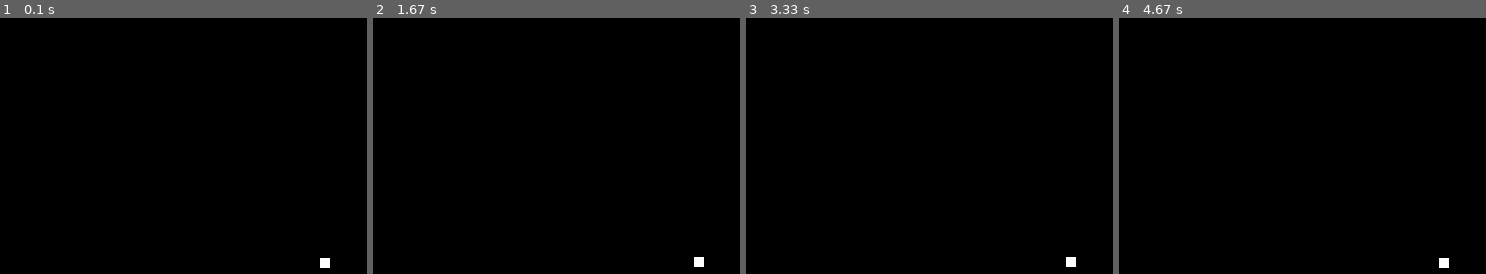
Above: before the commit, frames 1-4 (left to right).
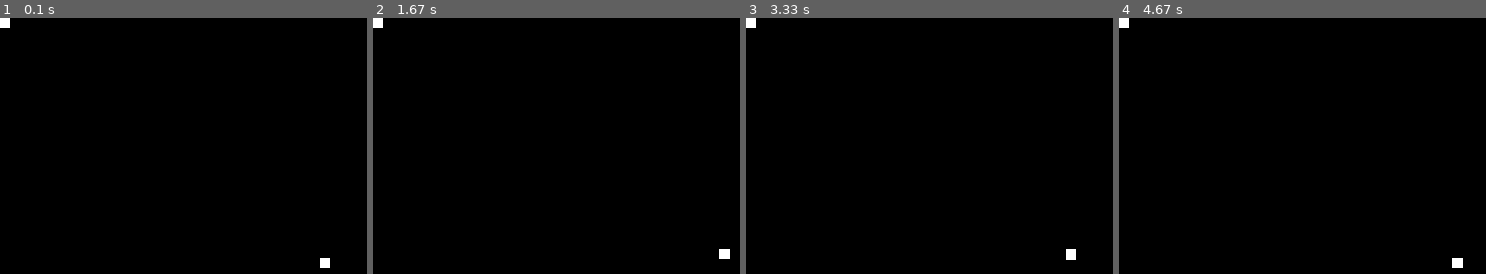
Above: after the commit, the same moments.

Repository: rdeorajh/pyGames
Game: pygame game, started from snakeGame.py
The game is run twice, just before and just after one commit, with the same random seed, the same clock (stepped at 60 frames per second) and the same inputs.
Inputs:
- Up to frame 1 (0.1 s): no input
- Up to frame 2 (1.67 s): hold Right 0.33-0.8 s; hold Up 0.83-1.13 s; hold Right 1.17-1.63 s
- Up to frame 3 (3.33 s): hold Left 1.67-2.2 s; hold Down 2.23-2.53 s; hold Left 2.57-2.97 s; hold Up from 3 s (still down)
- Up to frame 4 (4.67 s): release Up at 3.37 s; hold Right 3.4-4.03 s; hold Down 4.07-4.43 s; hold Left from 4.47 s (still down)

The runs differ from the first frame. In frame 1, 0.1% of the frame differs, in the area x 0-3%, y 0-4%; in frame 2, 0.3%, in the area x 0-98%, y 0-98%; in frame 3, 0.3%; in frame 4, 0.3%.

Commit message:
Started tail code

Diff:
--- a/snakeGame.py
+++ b/snakeGame.py
@@ -1,7 +1,7 @@
 import pygame
 from snakeObj import *
 pygame.init()
-
+clock = pygame.time.Clock()
 run = True
 
 class windowObject(object):
@@ -22,8 +22,10 @@
 snakeWin = windowObject(640,480)
 snakeWin.drawWindow()
 snake1 = snake(640/2,480/2,10)
+snake1.updateSnake()
 snake1.draw(snakeWin)
 while run:
+    clock.tick(27)
     for event in pygame.event.get():
         if event.type == pygame.QUIT:
             run = False
--- a/snakeObj.py
+++ b/snakeObj.py
@@ -5,14 +5,32 @@
         self.y = y
         self.width = width
         self.height = 10
-        self.vel = 0.025
+        self.vel = 1
         self.left = False
         self.right = False
         self.up = False
         self.down = False
+        self.tailSize = 0
+        self.X = [x]
+        self.Y = [y]
+
+
+
+    def updateSnake(self):
+        self.tailSize += 1
+        self.X.append(self.x)
+        self.Y.append(self.y)
+        print(self.tailSize)
+        print(self.X)
+        print(self.Y)
+
 
     def updatePos(self,keyDict,winObj):
         #Remember last key pressed
+
+        self.X[self.tailSize] = self.X[0]
+        self.Y[self.tailSize] = self.Y[0]
+
         if keyDict[pygame.K_LEFT]:
             self.left = True
             self.right = False
@@ -34,15 +52,22 @@
             self.up = False
             self.down = True
 
-        if self.left and self.x > 0:
-            self.x -= self.vel
-        if self.right and self.x + self.width < winObj.screenWidth:
-            self.x += self.vel
-        if self.up and self.y > 0:
-            self.y -= self.vel
-        if self.down and self.y + self.height < winObj.screenHeight:
-            self.y += self.vel
+        if self.left and self.X[0] > 0:
+            self.X[0] -= self.vel
+        if self.right and self.X[0] + self.width < winObj.screenWidth:
+            self.X[0] += self.vel
+        if self.up and self.Y[0] > 0:
+            self.Y[0] -= self.vel
+        if self.down and self.Y[0] + self.height < winObj.screenHeight:
+            self.Y[0] += self.vel
+
+
 
     def draw(self,winObj):
         #For now, draw on screen center
-        pygame.draw.rect(winObj.win, (255,255,255), (self.x,self.y, self.width, self.height))
+        #print(self.prevX[self.tailSize], self.x)
+        #print(self.prevY[self.tailSize], self.y)
+        #pygame.draw.rect(winObj.win, (255,255,255), (self.x,self.y, self.width, self.height))
+        pygame.draw.rect(winObj.win, (255,255,255), (self.X[0],self.Y[0], self.width, self.height))
+        pygame.draw.rect(winObj.win, (255,255,255), (self.X[self.tailSize],self.Y[self.tailSize],self.width,self.height))
+        pygame.draw.rect(winObj.win, (255,255,255), (0,0,self.width,self.height))
